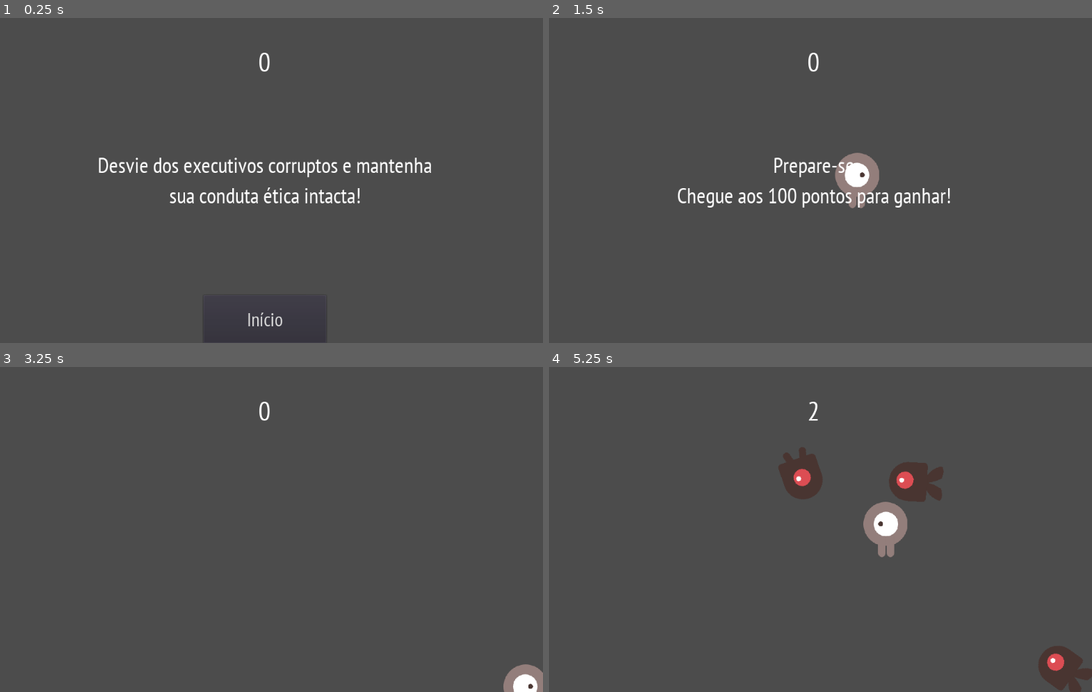
Above: before the commit, frames 1-4 (two rows, left to right).
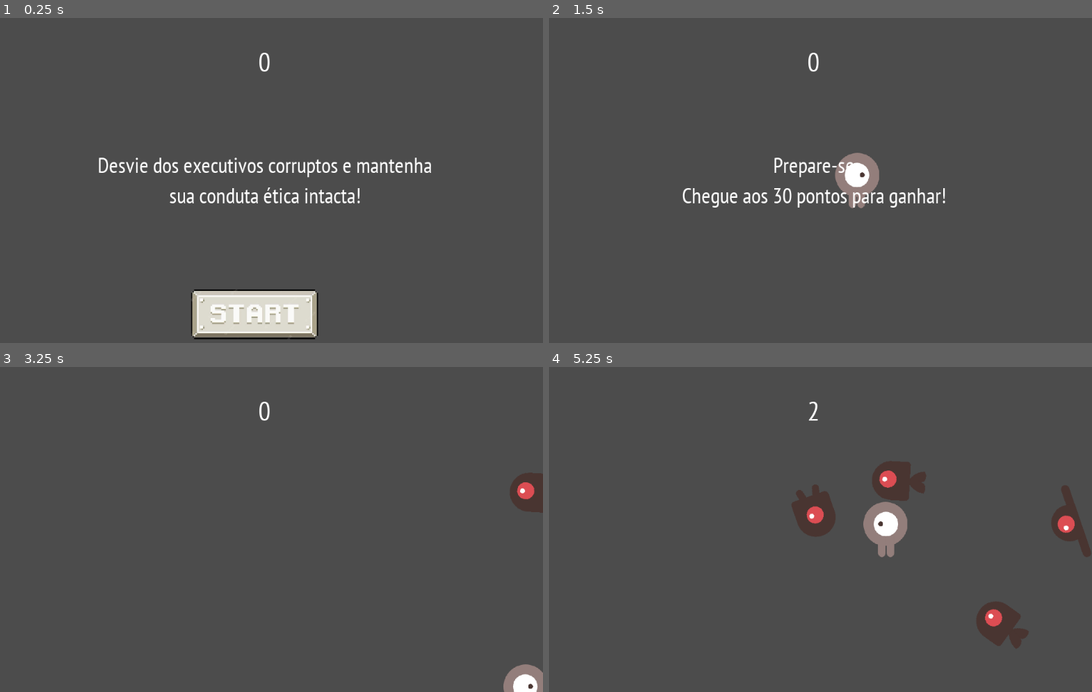
Above: after the commit, the same moments.

Repository: 2023M1T8-Inteli/grupo3
Game: Godot game, scene res://MiniGame3.tscn
The game is run twice, just before and just after one commit, with the same random seed, the same clock (stepped at 60 frames per second) and the same inputs. This scene is started directly instead of the project's main scene.
Inputs (mouse positions are in pixels of both pictures, inside the frame that each line leads up to; where the layout moved, square brackets give the same spot in the first picture):
- Up to frame 1 (0.25 s): no input
- Up to frame 2 (1.5 s): click (804, 317) [815, 320] at 0.5 s; tap Enter (ui_accept) at 1.25 s; hold Right (ui_right) from 1.28 s (still down)
- Up to frame 3 (3.25 s): tap Enter (ui_accept) at 1.52, 2.27 s; release Right (ui_right) at 2.03 s; hold Down (ui_down) 2.03-2.78 s; hold Right (ui_right) from 2.78 s (still down)
- Up to frame 4 (5.25 s): release Right (ui_right) at 3.53 s; hold Up (ui_up) 3.53-4.28 s; tap Enter (ui_accept) at 3.77, 4.52 s; hold Left (ui_left) from 4.28 s (still down)

The runs differ from the first frame. In frame 1, 3.6% of the frame differs, in the area x 35-59%, y 83-100%; in frame 2, 1.2%; in frame 3, 0.6%; in frame 4, 4.9%, in the area x 42-100%, y 24-100%.

Commit message:
Atualização Mini Game e Interior da casa
Inclusão da textura para o botão de iniciar e mudanças no interior da casa 1, para deixá-la mais agradável visualmente

Diff:
--- a/src/Projeto-MR.Vtal/HUDMG3.tscn
+++ b/src/Projeto-MR.Vtal/HUDMG3.tscn
@@ -1,7 +1,8 @@
 [gd_scene load_steps=8 format=2]
 
 [ext_resource path="res://fontes/PTSansNarrow-Regular.ttf" type="DynamicFontData" id=1]
-[ext_resource path="res://HUDMG3.gd" type="Script" id=2]
+[ext_resource path="res://scripts/mini_game_3/HUDMG3.gd" type="Script" id=2]
+[ext_resource path="res://imagens/start_button-removebg-preview.png" type="Texture" id=3]
 
 [sub_resource type="DynamicFont" id=1]
 size = 40
@@ -9,10 +10,6 @@
 
 [sub_resource type="DynamicFont" id=2]
 size = 50
-font_data = ExtResource( 1 )
-
-[sub_resource type="DynamicFont" id=3]
-size = 35
 font_data = ExtResource( 1 )
 
 [sub_resource type="InputEventAction" id=4]
@@ -54,17 +51,18 @@
 wait_time = 2.0
 one_shot = true
 
-[node name="inicioButton" type="Button" parent="."]
+[node name="inicioButton" type="TextureButton" parent="."]
 anchor_left = 0.5
 anchor_top = 1.0
 anchor_right = 0.5
 anchor_bottom = 1.0
-margin_left = -113.0
-margin_top = -88.0
-margin_right = 113.0
-custom_fonts/font = SubResource( 3 )
+margin_left = -147.0
+margin_top = -105.0
+margin_right = 109.0
+margin_bottom = 3.0
 shortcut = SubResource( 5 )
-text = "Início"
+texture_normal = ExtResource( 3 )
+expand = true
 
 [connection signal="timeout" from="messageTimer" to="." method="_on_messageTimer_timeout"]
 [connection signal="pressed" from="inicioButton" to="." method="_on_inicioButton_pressed"]
--- a/src/Projeto-MR.Vtal/InimigoMG3.tscn
+++ b/src/Projeto-MR.Vtal/InimigoMG3.tscn
@@ -6,7 +6,7 @@
 [ext_resource path="res://imagens/MiniGame3/dodge_assets (1)/dodge_assets/art/enemyWalking_2.png" type="Texture" id=4]
 [ext_resource path="res://imagens/MiniGame3/dodge_assets (1)/dodge_assets/art/enemyFlyingAlt_2.png" type="Texture" id=5]
 [ext_resource path="res://imagens/MiniGame3/dodge_assets (1)/dodge_assets/art/enemySwimming_1.png" type="Texture" id=6]
-[ext_resource path="res://InimigoMG3.gd" type="Script" id=7]
+[ext_resource path="res://scripts/mini_game_3/InimigoMG3.gd" type="Script" id=7]
 
 [sub_resource type="SpriteFrames" id=1]
 animations = [ {
--- a/src/Projeto-MR.Vtal/JogadorMG3.tscn
+++ b/src/Projeto-MR.Vtal/JogadorMG3.tscn
@@ -4,7 +4,7 @@
 [ext_resource path="res://imagens/MiniGame3/dodge_assets (1)/dodge_assets/art/playerGrey_walk2.png" type="Texture" id=2]
 [ext_resource path="res://imagens/MiniGame3/dodge_assets (1)/dodge_assets/art/playerGrey_walk1.png" type="Texture" id=3]
 [ext_resource path="res://imagens/MiniGame3/dodge_assets (1)/dodge_assets/art/playerGrey_up2.png" type="Texture" id=4]
-[ext_resource path="res://JogadorMG3.gd" type="Script" id=5]
+[ext_resource path="res://scripts/mini_game_3/JogadorMG3.gd" type="Script" id=5]
 
 [sub_resource type="SpriteFrames" id=1]
 animations = [ {
--- a/src/Projeto-MR.Vtal/MiniGame3.tscn
+++ b/src/Projeto-MR.Vtal/MiniGame3.tscn
@@ -1,7 +1,7 @@
 [gd_scene load_steps=8 format=2]
 
 [ext_resource path="res://JogadorMG3.tscn" type="PackedScene" id=1]
-[ext_resource path="res://MiniGame3.gd" type="Script" id=2]
+[ext_resource path="res://scripts/mini_game_3/MiniGame3.gd" type="Script" id=2]
 [ext_resource path="res://InimigoMG3.tscn" type="PackedScene" id=3]
 [ext_resource path="res://HUDMG3.tscn" type="PackedScene" id=4]
 [ext_resource path="res://imagens/MiniGame3/dodge_assets (1)/dodge_assets/art/House In a Forest Loop.ogg" type="AudioStream" id=5]
@@ -30,7 +30,7 @@
 [node name="pontuacaoTimer" type="Timer" parent="."]
 
 [node name="inimigoTimer" type="Timer" parent="."]
-wait_time = 0.8
+wait_time = 0.6
 
 [node name="posicaoInicial" type="Position2D" parent="."]
 position = Vector2( 512, 300 )
--- a/src/Projeto-MR.Vtal/TransitionCasas.tscn
+++ b/src/Projeto-MR.Vtal/TransitionCasas.tscn
@@ -1,6 +1,6 @@
 [gd_scene load_steps=4 format=2]
 
-[ext_resource path="res://TransitionCasas.gd" type="Script" id=1]
+[ext_resource path="res://scripts/transicoes/TransitionCasas.gd" type="Script" id=1]
 
 [sub_resource type="Animation" id=1]
 length = 0.001
--- a/src/Projeto-MR.Vtal/casa_1_interno.tscn
+++ b/src/Projeto-MR.Vtal/casa_1_interno.tscn
@@ -1,6 +1,6 @@
 [gd_scene load_steps=8 format=2]
 
-[ext_resource path="res://casa_1_interno.gd" type="Script" id=1]
+[ext_resource path="res://scripts/interiores/casa_1_interno.gd" type="Script" id=1]
 [ext_resource path="res://cenas/TransitionNode.tscn" type="PackedScene" id=2]
 [ext_resource path="res://hud.tscn" type="PackedScene" id=3]
 [ext_resource path="res://imagens/mapa_principal/Casa_VTal.png" type="Texture" id=4]
@@ -13,11 +13,16 @@
 [node name="Node2D" type="Node2D"]
 script = ExtResource( 1 )
 
+[node name="ColorRect" type="ColorRect" parent="."]
+margin_right = 1021.0
+margin_bottom = 603.0
+color = Color( 0.952941, 0.956863, 0.866667, 1 )
+
 [node name="Transition" parent="." instance=ExtResource( 2 )]
 
-[node name="Sprite" type="Sprite" parent="."]
-position = Vector2( 978, -76 )
-scale = Vector2( 2.77862, 2.3434 )
+[node name="Background" type="Sprite" parent="."]
+position = Vector2( 967, -113 )
+scale = Vector2( 2.61282, 2.61282 )
 texture = ExtResource( 4 )
 
 [node name="Node2D" parent="." instance=ExtResource( 3 )]
@@ -40,24 +45,30 @@
 [node name="Area2D2" type="StaticBody2D" parent="."]
 
 [node name="CollisionPolygon2D" type="CollisionPolygon2D" parent="Area2D2"]
-polygon = PoolVector2Array( 319, 561, 318, 599, 1016, 600, 1015, 1, -2, 1, -3, 600, 179, 599, 178, 560, 37, 560, 33, 189, 623, 187, 623, 246, 800, 246, 802, 190, 976, 191, 978, 563 )
+position = Vector2( -5, 32 )
+polygon = PoolVector2Array( 319, 561, 318, 599, 1016, 600, 1015, 1, -2, 1, -3, 600, 179, 599, 178, 560, 37, 560, 34, 150, 641, 151, 637, 184, 805, 187, 806, 157, 972, 161, 978, 563 )
 
 [node name="CollisionPolygon2D2" type="CollisionPolygon2D" parent="Area2D2"]
+position = Vector2( 33, -2 )
 polygon = PoolVector2Array( 177, 216, 178, 259, 184, 273, 350, 270, 356, 250, 355, 216 )
 
 [node name="CollisionPolygon2D3" type="CollisionPolygon2D" parent="Area2D2"]
-polygon = PoolVector2Array( 369, 250, 366, 255, 368, 355, 371, 372, 426, 373, 439, 346, 440, 224, 421, 232, 417, 251 )
+position = Vector2( 23, 6 )
+polygon = PoolVector2Array( 369, 250, 366, 255, 367, 345, 370, 361, 425, 362, 439, 335, 440, 224, 421, 232, 417, 251 )
 
 [node name="CollisionPolygon2D4" type="CollisionPolygon2D" parent="Area2D2"]
+position = Vector2( 33, -3 )
 polygon = PoolVector2Array( 202, 273, 201, 283, 220, 294, 220, 307, 221, 321, 313, 321, 309, 316, 311, 301, 313, 291, 332, 284, 334, 271 )
 
 [node name="CollisionPolygon2D5" type="CollisionPolygon2D" parent="Area2D2"]
 polygon = PoolVector2Array( 646, 269, 663, 263, 760, 263, 777, 270, 778, 405, 774, 409, 775, 423, 775, 448, 760, 447, 764, 417, 659, 418, 662, 448, 647, 448, 645, 406 )
 
 [node name="CollisionPolygon2D6" type="CollisionPolygon2D" parent="Area2D2"]
+position = Vector2( -4, 8 )
 polygon = PoolVector2Array( 822, 326, 811, 339, 811, 358, 818, 365, 817, 372, 828, 373, 829, 366, 861, 365, 862, 374, 872, 371, 870, 358, 873, 354, 871, 318, 873, 299, 861, 300, 854, 312, 853, 327 )
 
 [node name="CollisionPolygon2D7" type="CollisionPolygon2D" parent="Area2D2"]
+position = Vector2( 14, 10 )
 polygon = PoolVector2Array( 550, 301, 550, 314, 551, 359, 551, 372, 561, 374, 562, 365, 595, 364, 595, 373, 606, 374, 606, 370, 612, 355, 611, 335, 603, 326, 570, 325, 570, 309, 561, 299 )
 
 [connection signal="body_entered" from="Area2D" to="." method="_on_Area2D_body_entered"]
--- a/src/Projeto-MR.Vtal/scripts/global/global.gd
+++ b/src/Projeto-MR.Vtal/scripts/global/global.gd
@@ -51,7 +51,7 @@
 func atualizar_pontuacao(x):
 	pontuacao = x
 
-func atualizar_posicao(x,y):
+func atualizar_posicao(x,y): #guarda as posições do jogador ao entrar em uma cena para que, ao retornar, volte na mesma posição
 	posicaox = x
 	posicaoy = y
 
@@ -65,4 +65,3 @@
 
 func controle_false():
 	controle_nathalia = false
-	print(controle_nathalia)
--- a/src/Projeto-MR.Vtal/MiniGame3.gd
+++ b/src/Projeto-MR.Vtal/scripts/mini_game_3/MiniGame3.gd
@@ -2,7 +2,7 @@
 
 export (PackedScene) var Inimigo #instancia a cena do inimigo em uma variável
 var score #pontuação do jogador
-var meta = 100 #pontuação necessária para vencer o jogo
+var meta = 30 #pontuação necessária para vencer o jogo
 
 func _ready():
 	randomize()
Binary file added: src/Projeto-MR.Vtal/cenas/Jogador/start_button-removebg-preview.png
Not shown, added: src/Projeto-MR.Vtal/cenas/Jogador/start_button-removebg-preview.png.import
Binary file added: src/Projeto-MR.Vtal/imagens/start_button-removebg-preview.png
Not shown, added: src/Projeto-MR.Vtal/imagens/start_button-removebg-preview.png.import
Renamed: src/Projeto-MR.Vtal/casa_1_interno.gd -> src/Projeto-MR.Vtal/scripts/interiores/casa_1_interno.gd
Renamed: src/Projeto-MR.Vtal/HUDMG3.gd -> src/Projeto-MR.Vtal/scripts/mini_game_3/HUDMG3.gd
Renamed: src/Projeto-MR.Vtal/InimigoMG3.gd -> src/Projeto-MR.Vtal/scripts/mini_game_3/InimigoMG3.gd
Renamed: src/Projeto-MR.Vtal/JogadorMG3.gd -> src/Projeto-MR.Vtal/scripts/mini_game_3/JogadorMG3.gd
Renamed: src/Projeto-MR.Vtal/TransitionCasas.gd -> src/Projeto-MR.Vtal/scripts/transicoes/TransitionCasas.gd
